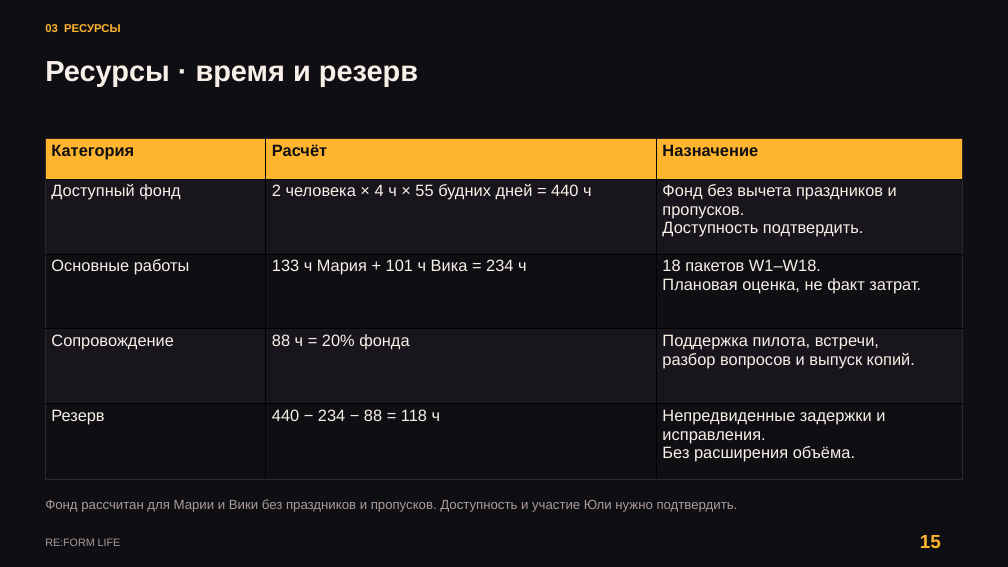
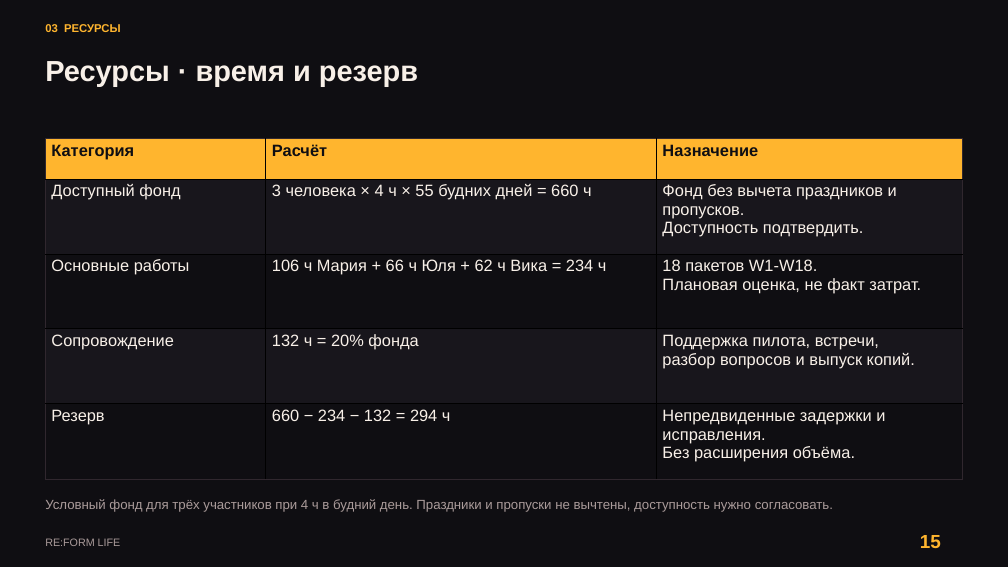
Before and after one commit to kartaamigo/RE-FORM-LIFE, a slide deck: slide 15 of docs/project-plan/RE_FORM_LIFE_Reviewed_Design.pptx. Drawn at 1008x567 pixels with LibreOffice and Linux fonts; fonts in the diff are those of the drawing. Boxes give left, top, right and bottom in pixels: in the first picture for what was removed or moved away, otherwise in the second. Text is boxed around its words. In the diff, an @@ line names an element or a change of style, - is before the commit and + after.

```diff
--- a/docs/project-plan/RE_FORM_LIFE_Reviewed_Design.pptx
+++ b/docs/project-plan/RE_FORM_LIFE_Reviewed_Design.pptx
@@ table at (45,138,963,478) @@
-row 2, column 2: 2 человека × 4 ч × 55 будних дней = 440 ч
+row 2, column 2: 3 человека × 4 ч × 55 будних дней = 660 ч
-row 3, column 2: 133 ч Мария + 101 ч Вика = 234 ч
+row 3, column 2: 106 ч Мария + 66 ч Юля + 62 ч Вика = 234 ч
-row 3, column 3: 18 пакетов W1–W18. / Плановая оценка, не факт затрат.
+row 3, column 3: 18 пакетов W1-W18. / Плановая оценка, не факт затрат.
-row 4, column 2: 88 ч = 20% фонда
+row 4, column 2: 132 ч = 20% фонда
-row 5, column 2: 440 − 234 − 88 = 118 ч
+row 5, column 2: 660 − 234 − 132 = 294 ч
@@ text at (45,499,833,512): text changed @@
-Фонд рассчитан для Марии и Вики без праздников и пропусков. Доступность и участие Юли нужно подтвердить.
+Условный фонд для трёх участников при 4 ч в будний день. Праздники и пропуски не вычтены, доступность нужно согласовать.
```
Also in this commit, not shown: 41 other slides changed, 1 other file.
